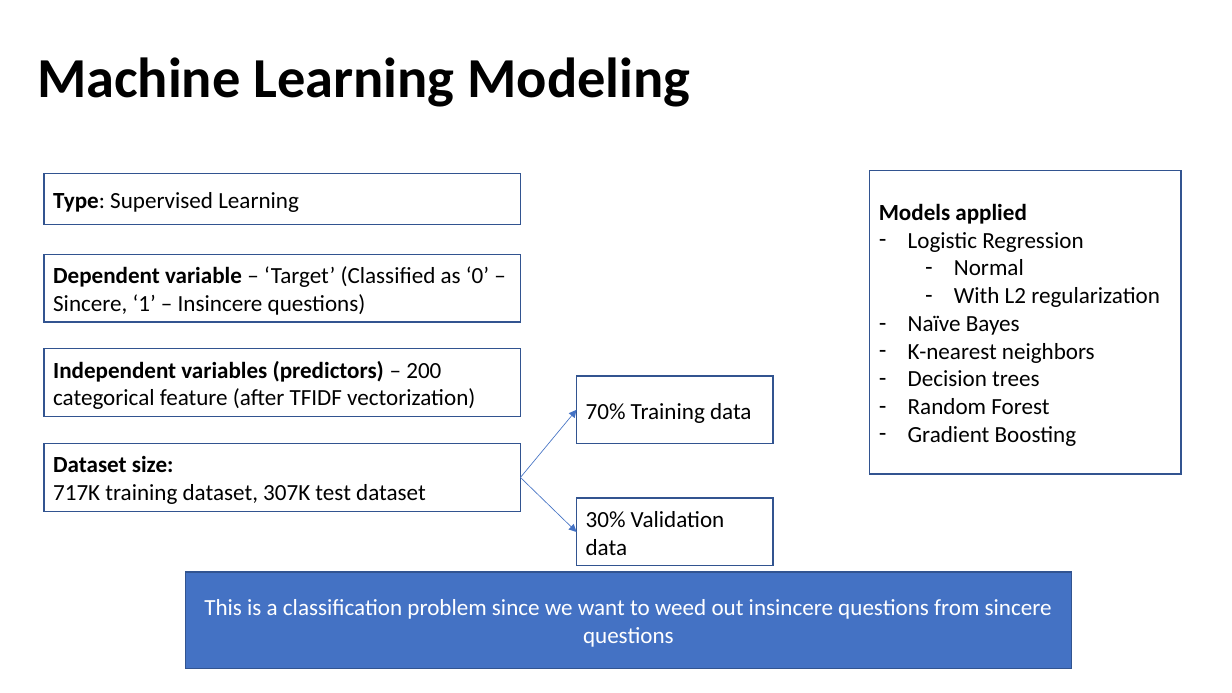
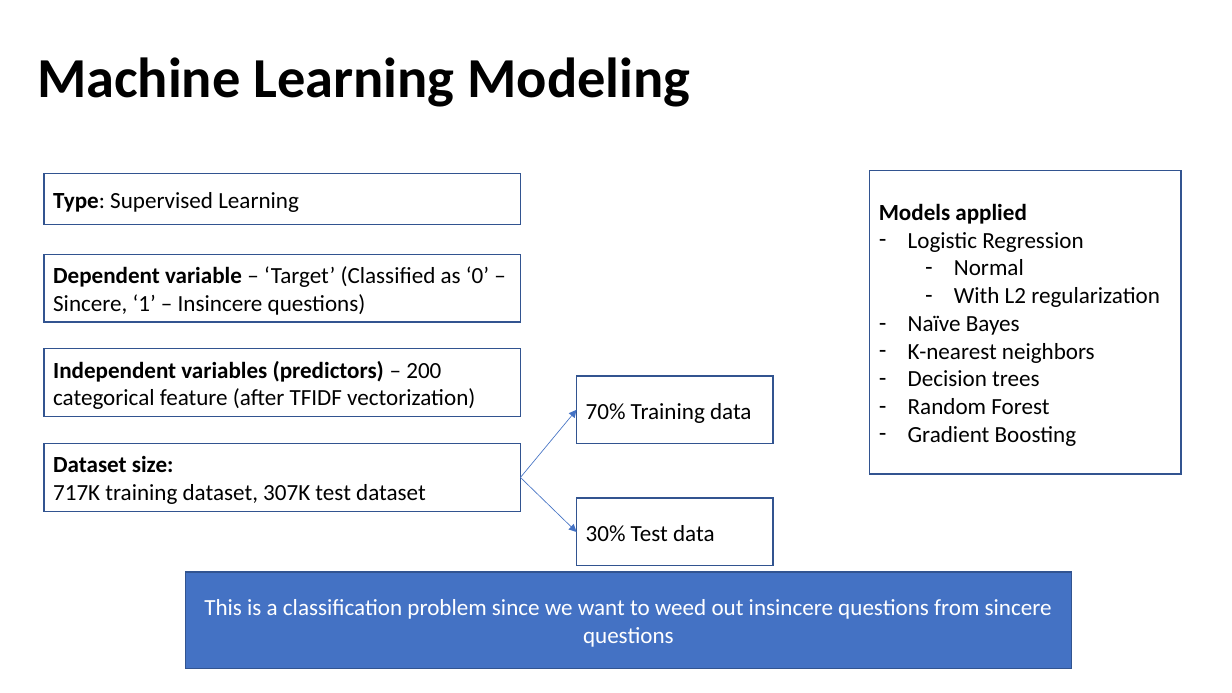
Before and after one commit to shalin4788/Springboard-Do-not-refer-, a slide deck: slide 10 of Capstone Two/reports/Capstone_Presentation.pptx. Drawn at 1232x693 pixels with LibreOffice and Linux fonts; fonts in the diff are those of the drawing. Boxes give left, top, right and bottom in pixels: in the first picture for what was removed or moved away, otherwise in the second. Text is boxed around its words. In the diff, an @@ line names an element or a change of style, - is before the commit and + after.

```diff
--- a/Capstone Two/reports/Capstone_Presentation.pptx
+++ b/Capstone Two/reports/Capstone_Presentation.pptx
@@ text in rectangle at [586, 525, 714, 541]: text changed @@
-30% Validation data
+30% Test data
```
Also in this commit, not shown: 11 other slides changed, 1 other file.
